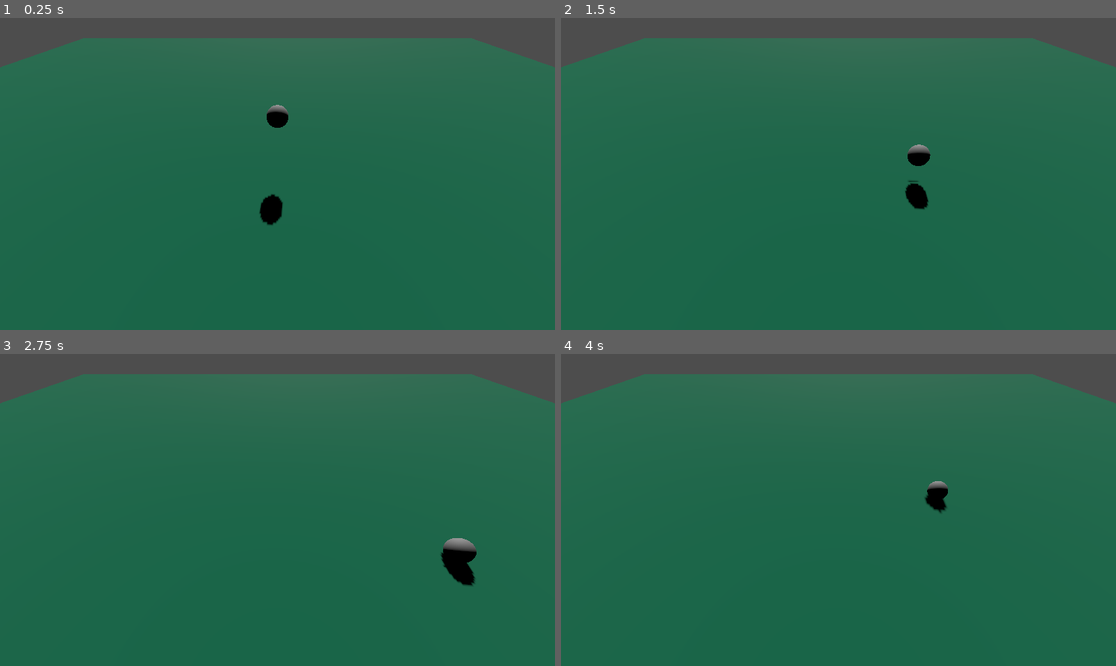
Above: before the commit, frames 1-4 (two rows, left to right).
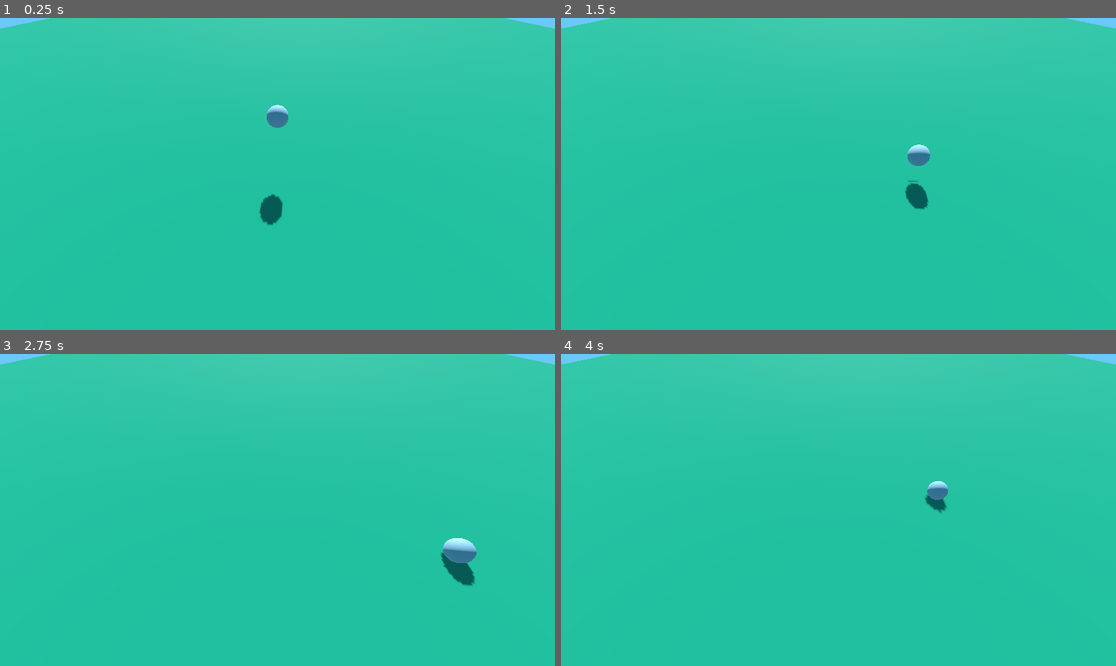
Above: after the commit, the same moments.

Repository: alwod/Dialogue-System
Game: Godot game, scene res://main.tscn
Two runs of this game, one before a commit and one after it. Both use one fixed random seed, a clock stepped at 60 frames per second and the inputs below. The project has no main scene, so this scene is started directly.
Inputs:
- Up to frame 1 (0.25 s): no input
- Up to frame 2 (1.5 s): hold D (Move_Right) 0.53-1.28 s; tap Space (jump) at 0.77 s; hold S (Move_Down) from 1.28 s (still down)
- Up to frame 3 (2.75 s): tap Space (jump) at 1.52 s; release S (Move_Down) at 2.03 s; hold D (Move_Right) from 2.03 s (still down)
- Up to frame 4 (4 s): release D (Move_Right) at 2.78 s; hold W (Move_Up) 2.78-3.53 s; tap Space (jump) at 3.02, 3.77 s; hold A (Move_Left) from 3.53 s (still down)

The runs differ from the first frame. In frame 1, 100% of the frame differs, in the area x 0-100%, y 0-100%; in frame 2, 100%; in frame 3, 100%; in frame 4, 100%.

Commit message:
Added sky
Added a WorldEnvironment node to create a sky. Also made the plane bigger.

Diff:
--- a/Dialogue Testing Project/CharacterController.gd
+++ b/Dialogue Testing Project/CharacterController.gd
@@ -18,7 +18,6 @@
 		velocity.y = JUMP_VELOCITY
 
 	# Get the input direction and handle the movement/deceleration.
-	# As good practice, you should replace UI actions with custom gameplay actions.
 	var input_dir = Input.get_vector("Move_Left", "Move_Right", "Move_Up", "Move_Down")
 	var direction = (transform.basis * Vector3(input_dir.x, 0, input_dir.y)).normalized()
 	if direction:
--- a/Dialogue Testing Project/main.tscn
+++ b/Dialogue Testing Project/main.tscn
@@ -1,15 +1,29 @@
-[gd_scene load_steps=5 format=3 uid="uid://f1ohqmwmbc3p"]
+[gd_scene load_steps=9 format=3 uid="uid://f1ohqmwmbc3p"]
 
 [ext_resource type="PackedScene" uid="uid://b3hxqvmyb1tvs" path="res://player.tscn" id="1_pafon"]
+[ext_resource type="Shader" path="res://shader_material.gdshader" id="2_n0xo4"]
 
 [sub_resource type="BoxShape3D" id="BoxShape3D_6j4oo"]
-size = Vector3(60, 2, 60)
+size = Vector3(100, 2, 100)
 
 [sub_resource type="StandardMaterial3D" id="StandardMaterial3D_icx6c"]
 albedo_color = Color(0.0588235, 0.47451, 0.329412, 1)
 
 [sub_resource type="BoxMesh" id="BoxMesh_qx7y3"]
 material = SubResource("StandardMaterial3D_icx6c")
+
+[sub_resource type="ShaderMaterial" id="ShaderMaterial_axbx4"]
+shader = ExtResource("2_n0xo4")
+shader_parameter/skyColour = Color(0.329412, 0.733333, 0.952941, 1)
+shader_parameter/horizonColor = Color(0.423529, 0.784314, 0.972549, 1)
+
+[sub_resource type="Sky" id="Sky_pehnl"]
+sky_material = SubResource("ShaderMaterial_axbx4")
+
+[sub_resource type="Environment" id="Environment_da5tb"]
+background_mode = 2
+sky = SubResource("Sky_pehnl")
+ambient_light_source = 3
 
 [node name="Main" type="Node"]
 
@@ -20,7 +34,7 @@
 shape = SubResource("BoxShape3D_6j4oo")
 
 [node name="MeshInstance3D" type="MeshInstance3D" parent="Ground"]
-transform = Transform3D(60, 0, 0, 0, 2, 0, 0, 0, 60, 0, 0, 0)
+transform = Transform3D(100, 0, 0, 0, 2, 0, 0, 0, 100, 0, 0, 0)
 mesh = SubResource("BoxMesh_qx7y3")
 
 [node name="DirectionalLight3D" type="DirectionalLight3D" parent="."]
@@ -37,3 +51,6 @@
 transform = Transform3D(1, 0, 0, 0, 1, 0, 0, 0, 1, 0, 0, 10.3917)
 size = 19.0
 far = 100.0
+
+[node name="WorldEnvironment" type="WorldEnvironment" parent="."]
+environment = SubResource("Environment_da5tb")
--- /dev/null
+++ b/Dialogue Testing Project/shader_material.gdshader
@@ -0,0 +1,11 @@
+shader_type sky;
+
+uniform vec3 skyColour : source_color;
+uniform vec3 horizonColor : source_color;
+
+void sky()
+{
+	float colour = clamp(EYEDIR.y / 0.05, 0.0, 1.0);
+	vec3 finalColour = mix(horizonColor, skyColour, colour);
+	COLOR = finalColour;
+}
